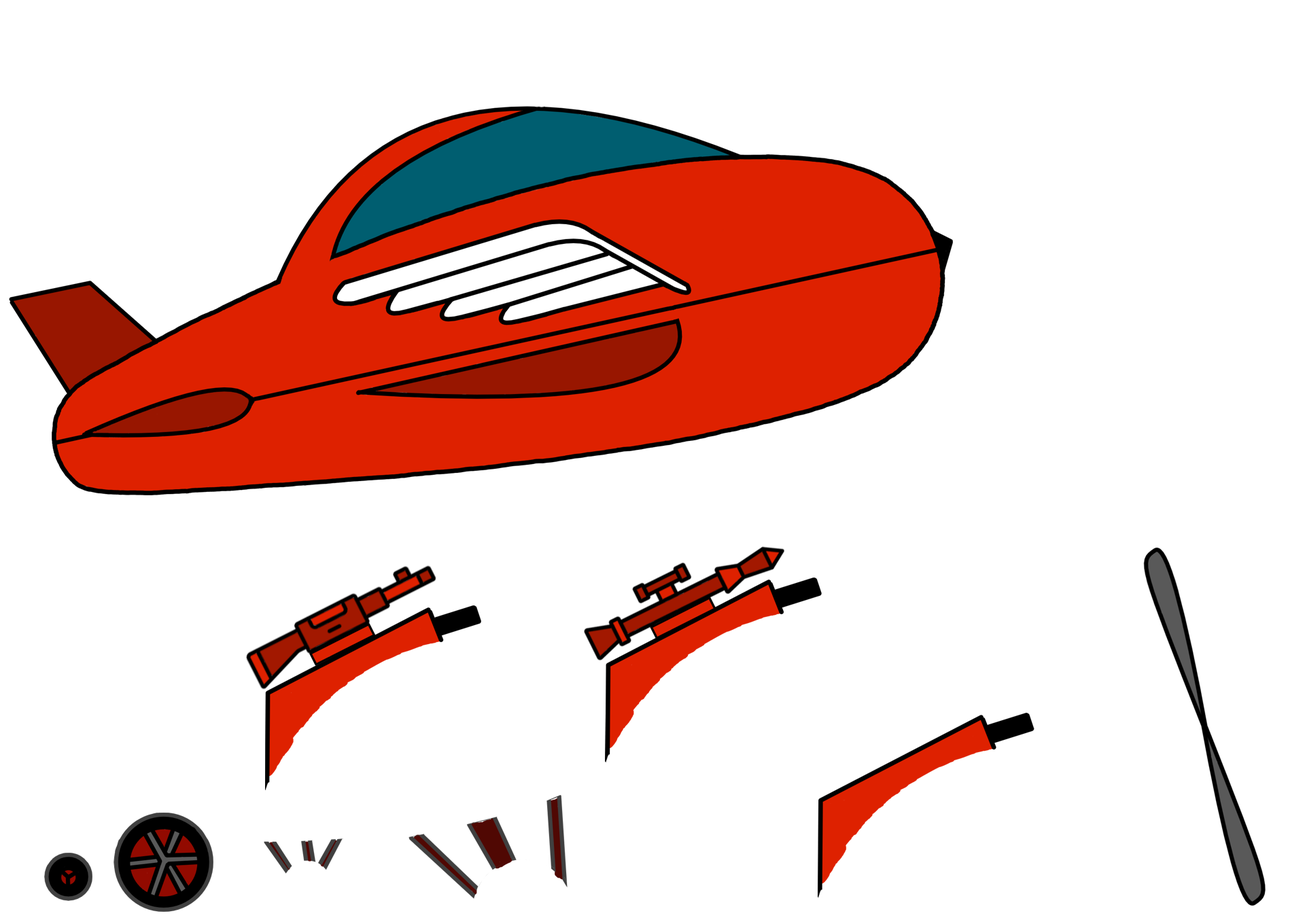
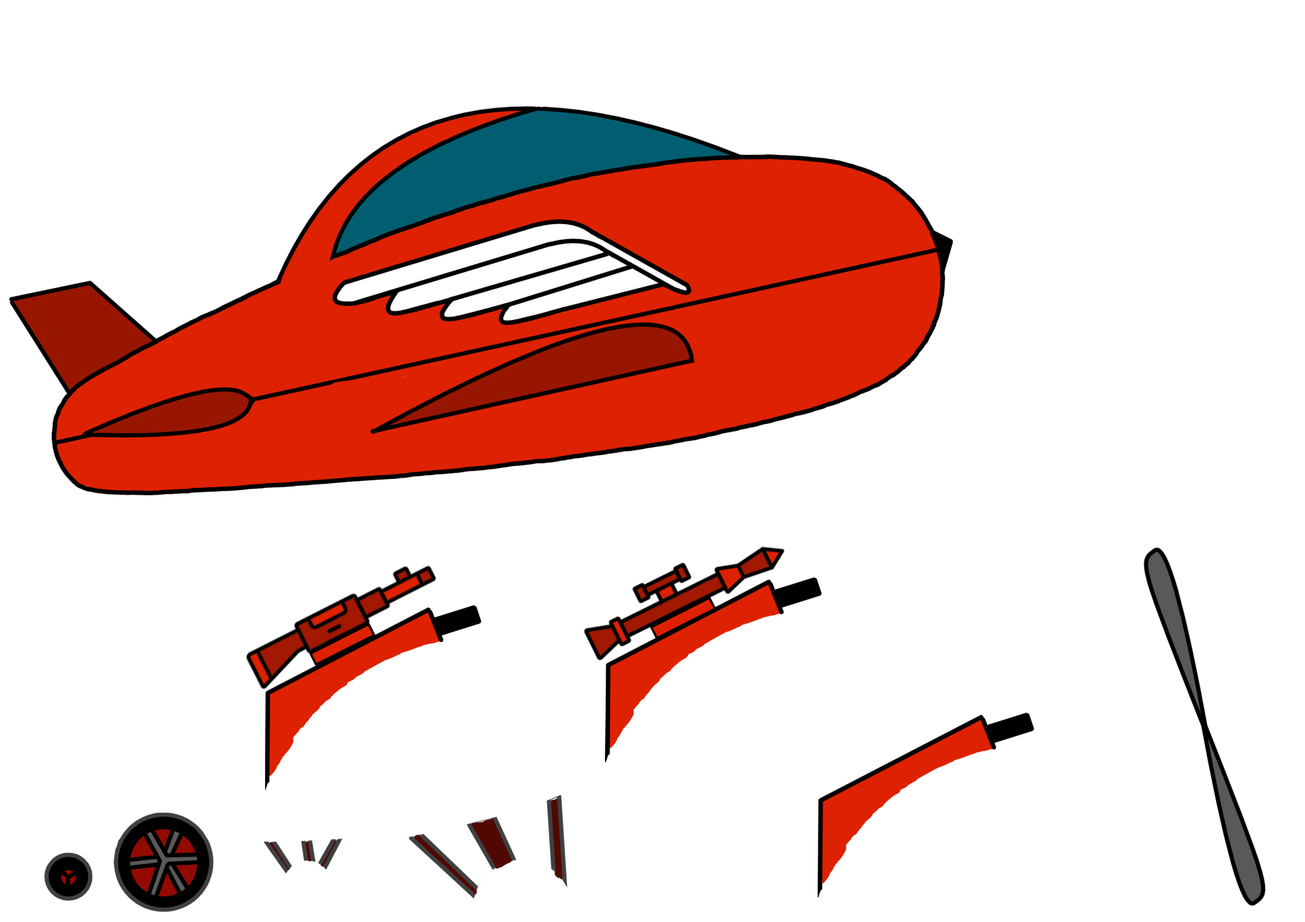
Layer changes from the first 1305x922 image to the second:
painted on "kadłub" over [329, 314, 696, 435]
